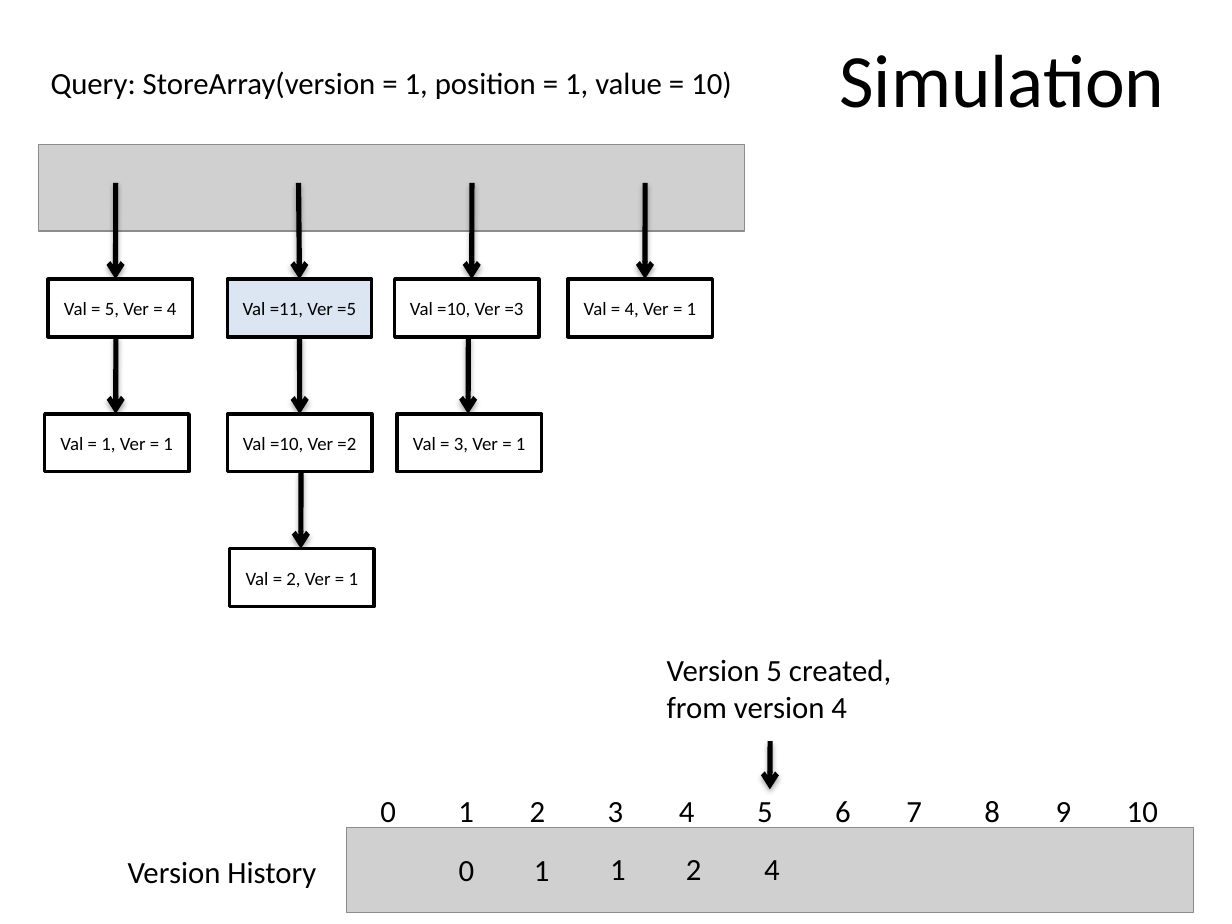
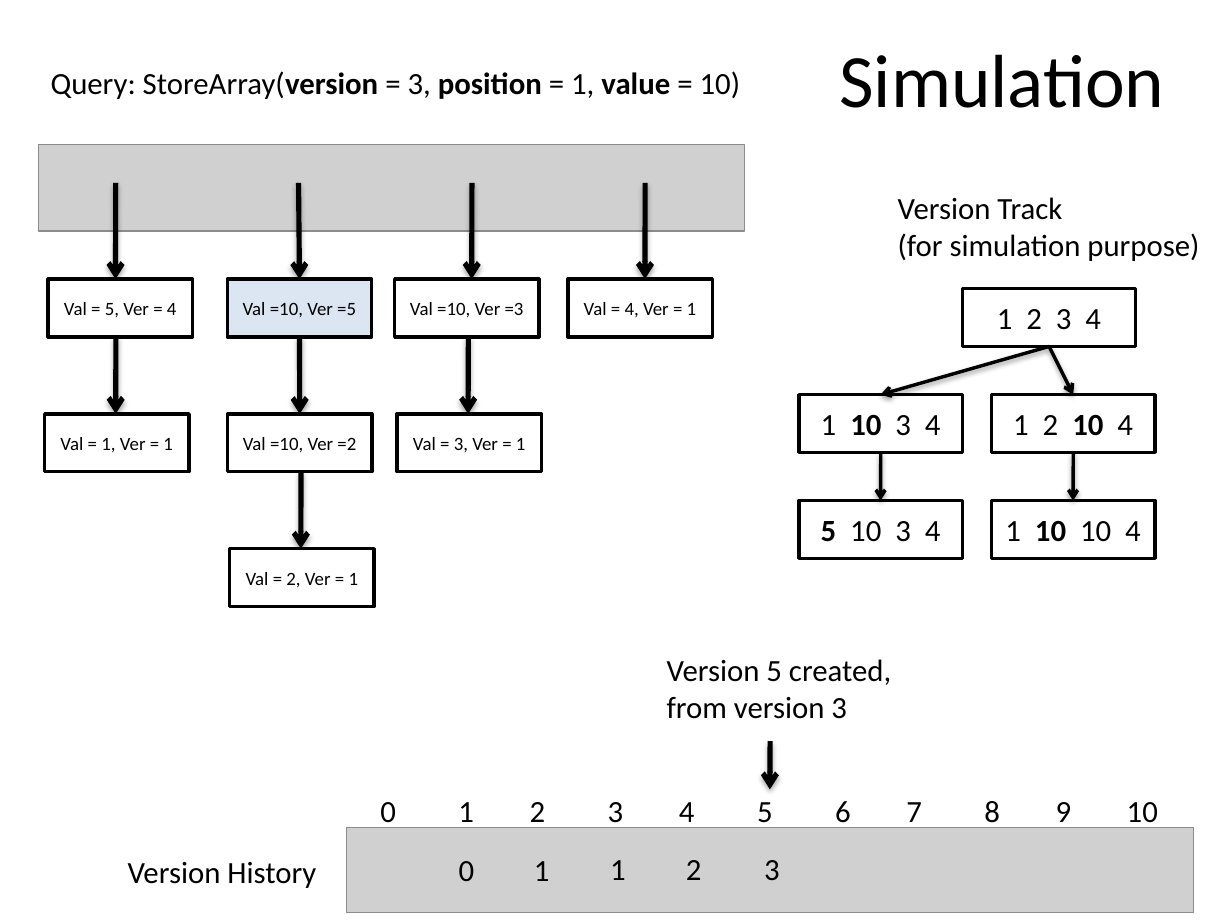
Before and after one commit to SirArthur7/PersistantDataStructure, a slide deck: slide 19 of Kanko/Persistent Array.pptx (slide 17 before the commit). Drawn at 1232x924 pixels with LibreOffice and Linux fonts; fonts in the diff are those of the drawing; grey boxes stand for pictures. Boxes give left, top, right and bottom in pixels: in the first picture for what was removed or moved away, otherwise in the second. Text is boxed around its words. In the diff, an @@ line names an element or a change of style, - is before the commit and + after.

```diff
--- a/Kanko/Persistent Array.pptx
+++ b/Kanko/Persistent Array.pptx
@@ text at <box>51,71,741,99</box>: text changed @@
-Query: StoreArray(version = 1, position = 1, value = 10)
+Query: StoreArray(version = 3, position = 1, value = 10)
@@ text added at <box>898,197,1199,261</box>, 18 pt, text #000000 @@
+Version Track
+(for simulation purpose)
@@ rectangle added at <box>962,288,1136,346</box>, fill #FFFFFF, outline #000000 2 pt, 18 pt, text #000000 @@
+1 2 3 4
@@ text in rectangle at <box>243,302,356,317</box>: text changed @@
-Val =11, Ver =5
+Val =10, Ver =5
@@ arrow added from (1050, 346) to (881, 394), #000000 2 pt @@
@@ arrow added from (1050, 346) to (1073, 394), #000000 2 pt @@
@@ rectangle added at <box>798,394,962,452</box>, fill #FFFFFF, outline #000000 2 pt, 18 pt, text #000000 @@
+1 10 3 4
@@ rectangle added at <box>992,394,1156,452</box>, fill #FFFFFF, outline #000000 2 pt, 18 pt, text #000000 @@
+1 2 10 4
@@ arrow added from (881, 452) to (881, 500), #000000 2 pt @@
@@ arrow added from (1073, 452) to (1073, 500), #000000 2 pt @@
@@ rectangle added at <box>798,500,962,558</box>, fill #FFFFFF, outline #000000 2 pt, 18 pt, text #000000 @@
+5 10 3 4
@@ rectangle added at <box>992,500,1156,558</box>, fill #FFFFFF, outline #000000 2 pt, 18 pt, text #000000 @@
+1 10 10 4
@@ text at <box>667,697,847,719</box>: text changed @@
-from version 4
+from version 3
@@ text at <box>764,860,780,880</box>: text changed @@
-4
+3
```
Also in this commit, not shown: 5 other slides changed, 6 slides added.
